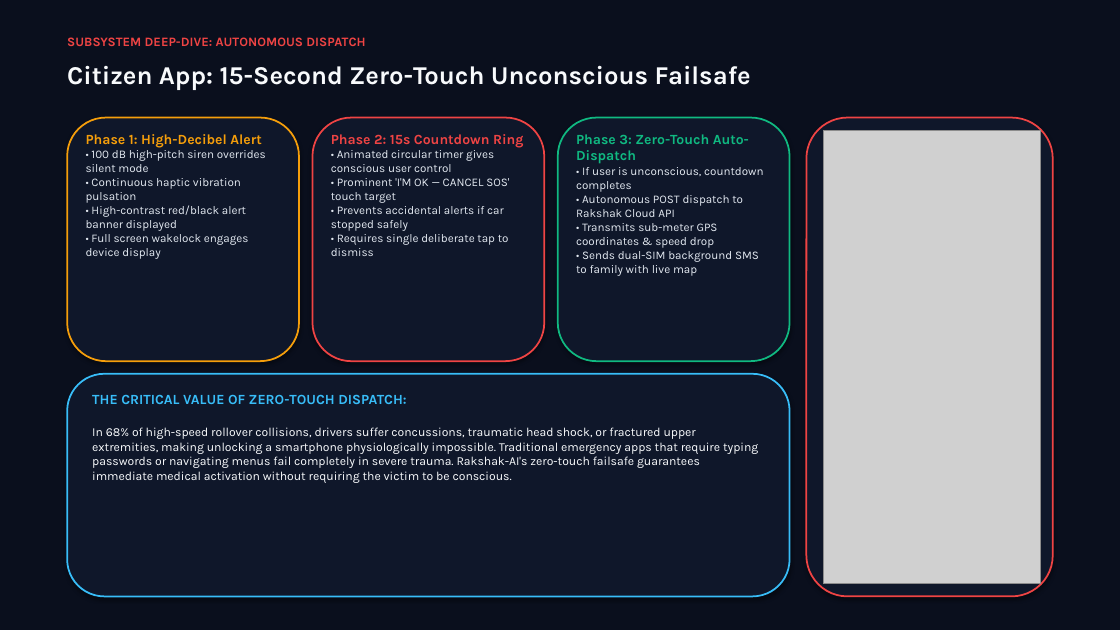
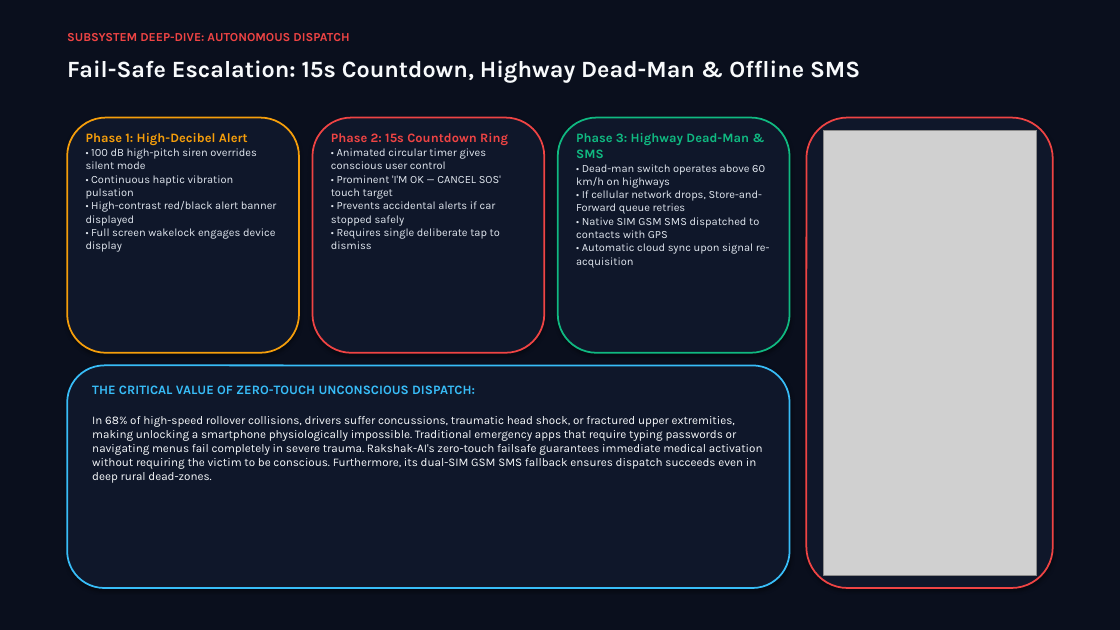
Before and after one commit to StevinJoseph22/Rakshak-AI, a slide deck: slide 7 of Vikist Blueprint/2. PITCH FILES/Rakshak_AI_Master_Presentation.pptx (slide 6 before the commit). Drawn at 1120x630 pixels with LibreOffice and Linux fonts; fonts in the diff are those of the drawing; grey boxes stand for pictures. Boxes give left, top, right and bottom in pixels: in the first picture for what was removed or moved away, otherwise in the second. Text is boxed around its words. In the diff, an @@ line names an element or a change of style, - is before the commit and + after.

```diff
--- a/Vikist Blueprint/2. PITCH FILES/Rakshak_AI_Master_Presentation.pptx
+++ b/Vikist Blueprint/2. PITCH FILES/Rakshak_AI_Master_Presentation.pptx
@@ text "SUBSYSTEM DEEP-DIVE: AUTONOMOUS DISPATCH" at bbox=[67, 33, 349, 41]: size 11 to 10.5 pt @@
@@ text at bbox=[67, 60, 860, 83]: text changed; size 22 to 20 pt @@
-Citizen App: 15-Second Zero-Touch Unconscious Failsafe
+Fail-Safe Escalation: 15s Countdown, Highway Dead-Man & Offline SMS
@@ rounded rectangle: place and size @@
-rounded rectangle at bbox=[67, 118, 299, 361]
+rounded rectangle at bbox=[67, 118, 299, 353]
@@ rounded rectangle: place and size @@
-rounded rectangle at bbox=[313, 118, 544, 361]
+rounded rectangle at bbox=[313, 118, 544, 353]
@@ rounded rectangle: place and size @@
-rounded rectangle at bbox=[558, 118, 790, 361]
+rounded rectangle at bbox=[558, 118, 790, 353]
@@ rounded rectangle: place and size @@
-rounded rectangle at bbox=[807, 118, 1053, 597]
+rounded rectangle at bbox=[807, 118, 1053, 588]
@@ text "Phase 1: High-Decibel Alert" at bbox=[86, 133, 277, 252]: size 12 to 11 pt in "Phase 1: High-Decibel Alert"; size 10 to 9.5 pt in "• 100 dB high-pitch siren overrides silent ..." @@
@@ text "Phase 2: 15s Countdown Ring" at bbox=[331, 133, 508, 249]: size 12 to 11 pt in "Phase 2: 15s Countdown Ring"; size 10 to 9.5 pt in "• Animated circular timer gives conscious user ..." @@
@@ text at bbox=[576, 133, 770, 268]: text changed; size 10 to 9.5 pt @@
-Phase 3: Zero-Touch Auto-Dispatch
-• If user is unconscious, countdown completes
-• Autonomous POST dispatch to Rakshak Cloud API
-• Transmits sub-meter GPS coordinates & speed drop
-• Sends dual-SIM background SMS to family with live map
+Phase 3: Highway Dead-Man & SMS
+• Dead-man switch operates above 60 km/h on highways
+• If cellular network drops, Store-and-Forward queue retries
+• Native SIM GSM SMS dispatched to contacts with GPS
+• Automatic cloud sync upon signal re-acquisition
@@ picture: place and size @@
-picture at bbox=[823, 130, 1041, 584]
+picture at bbox=[823, 130, 1037, 576]
@@ rounded rectangle: place and size @@
-rounded rectangle at bbox=[67, 374, 790, 597]
+rounded rectangle at bbox=[67, 365, 790, 588]
@@ text at bbox=[92, 385, 763, 483]: text changed; size 10.5 to 10 pt @@
-THE CRITICAL VALUE OF ZERO-TOUCH DISPATCH:
-In 68% of high-speed rollover collisions, drivers suffer concussions, traumatic head shock, or fractured upper extremities, making unlocking a smartphone physiologically impossible. Traditional emergency apps that require typing passwords or navigating menus fail completely in severe trauma. Rakshak-AI's zero-touch failsafe guarantees immediate medical activation without requiring the victim to be conscious.
+THE CRITICAL VALUE OF ZERO-TOUCH UNCONSCIOUS DISPATCH:
+In 68% of high-speed rollover collisions, drivers suffer concussions, traumatic head shock, or fractured upper extremities, making unlocking a smartphone physiologically impossible. Traditional emergency apps that require typing passwords or navigating menus fail completely in severe trauma. Rakshak-AI's zero-touch failsafe guarantees immediate medical activation without requiring the victim to be conscious. Furthermore, its dual-SIM GSM SMS fallback ensures dispatch succeeds even in deep rural dead-zones.
```
Also in this commit, not shown: 15 other slides changed, 4 slides added, 2 slides removed, 8 other files.
